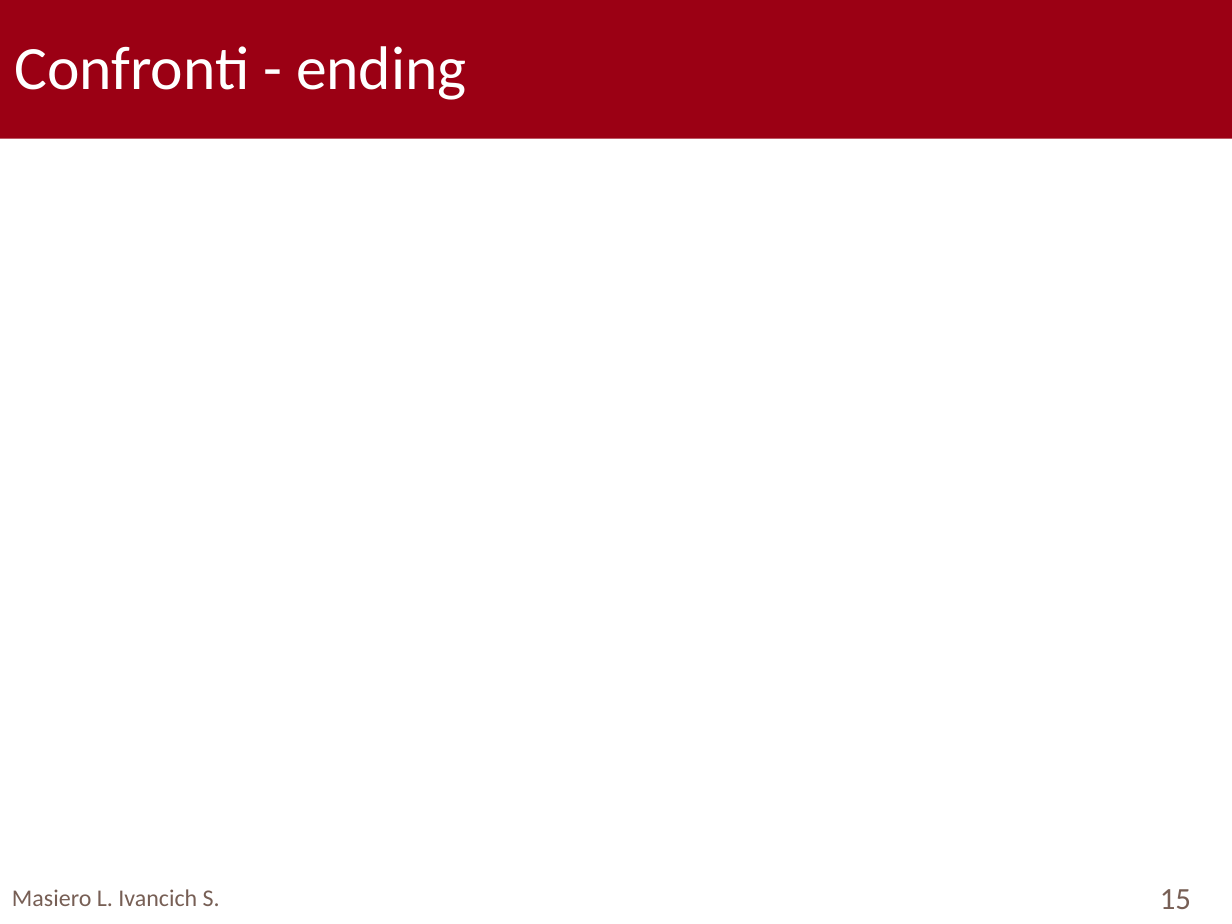
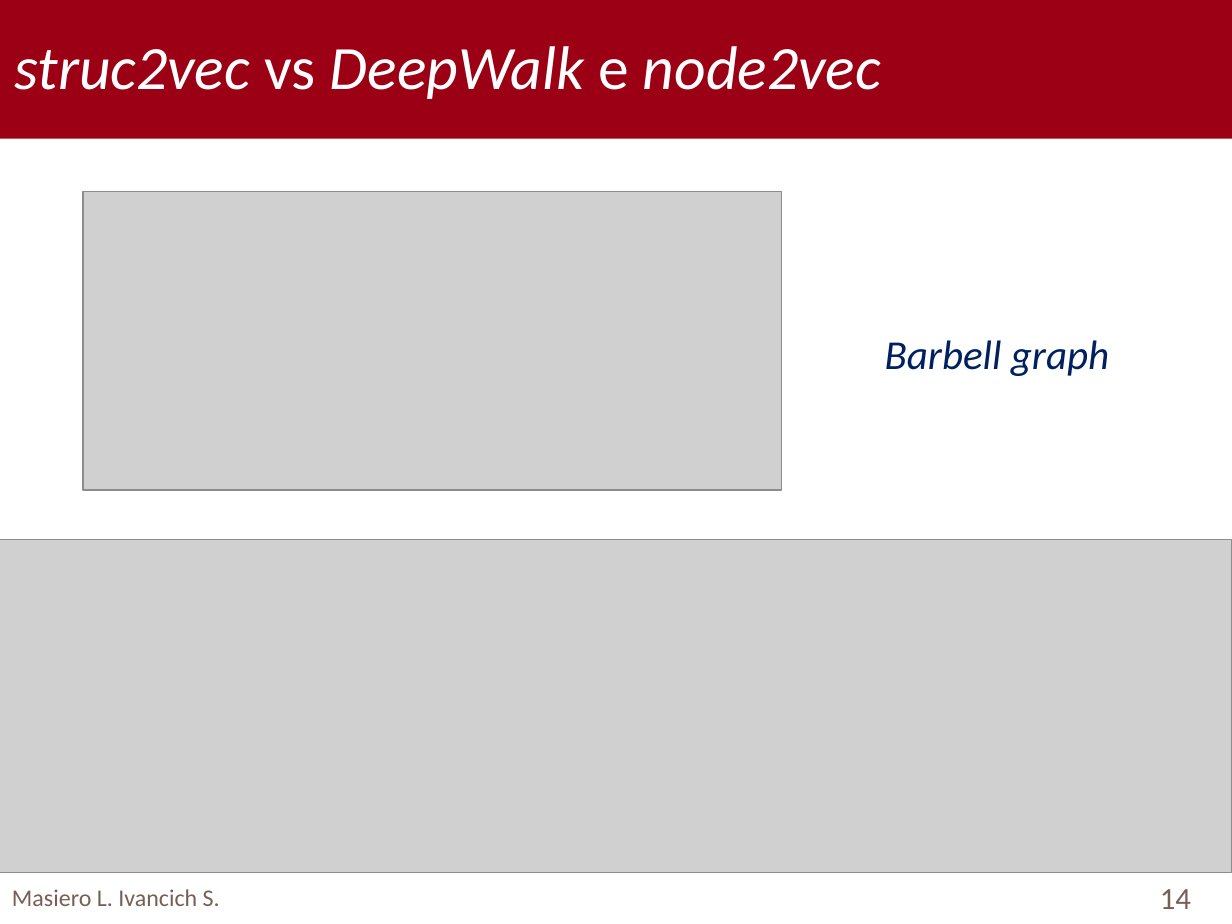
Before and after one commit to TyllanDrake/NetworkAlignment, a slide deck: slide 14 of Presentation/Presentation.pptx (slide 15 before the commit). Drawn at 1232x924 pixels with LibreOffice and Linux fonts; fonts in the diff are those of the drawing; grey boxes stand for pictures; background and template pictures are left out. Boxes give left, top, right and bottom in pixels: in the first picture for what was removed or moved away, otherwise in the second. Text is boxed around its words. In the diff, an @@ line names an element or a change of style, - is before the commit and + after.

```diff
--- a/Presentation/Presentation.pptx
+++ b/Presentation/Presentation.pptx
@@ text at bbox=[14, 46, 881, 99]: text changed; italic on @@
-Confronti - ending
+struc2vec vs DeepWalk e node2vec
@@ picture added at bbox=[83, 191, 781, 489] @@
@@ text added at bbox=[885, 340, 1110, 376], 24 pt, text #002060, italic @@
+Barbell graph
@@ picture added at bbox=[0, 540, 1232, 872] @@
@@ page number at bbox=[1160, 889, 1191, 909]: text changed @@
-15
+14
```
Also in this commit, not shown: 9 other slides changed, 1 slide removed.
